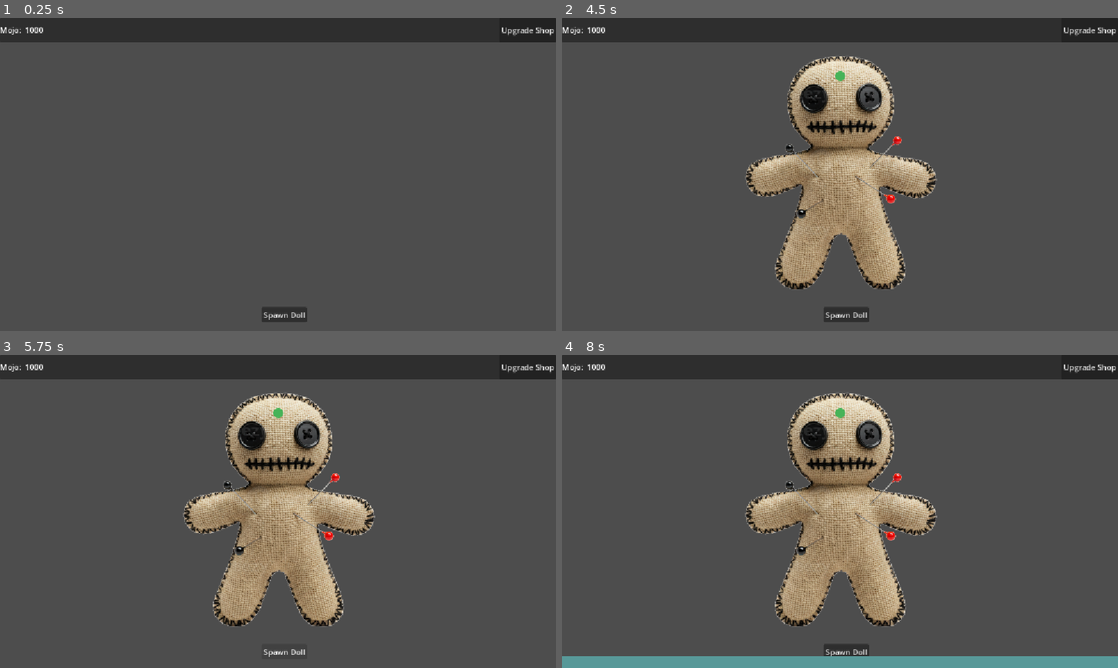
Above: before the commit, frames 1-4 (two rows, left to right).
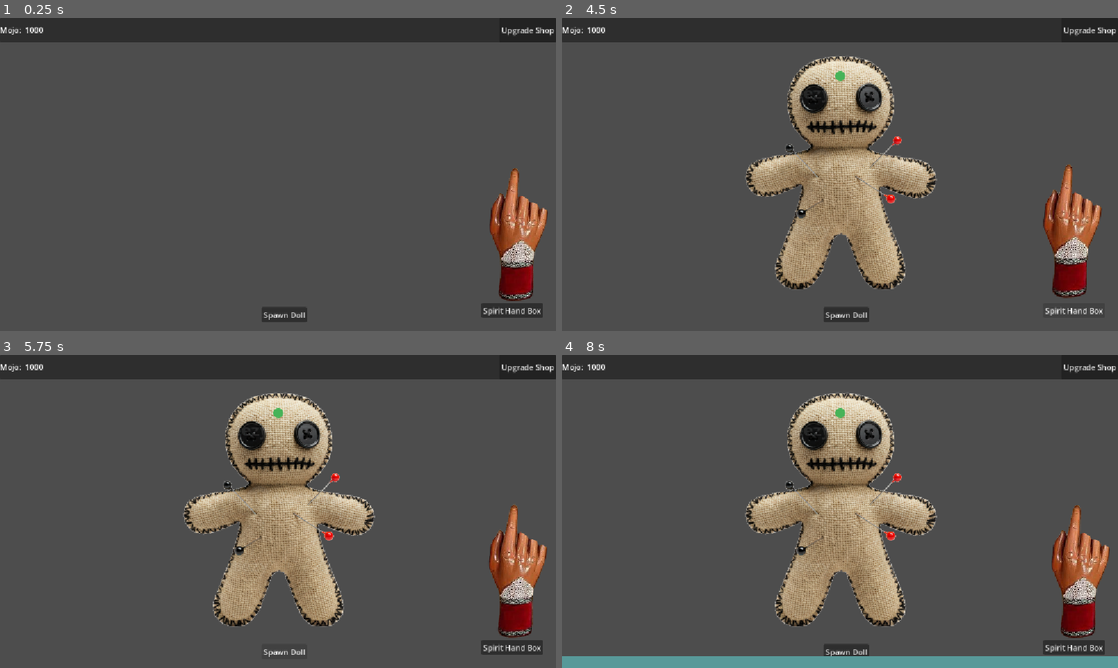
Above: after the commit, the same moments.

Repository: generikb/voodoo-clicker
Game: Godot game, scene res://scenes/main/main.tscn
The game is run twice, just before and just after one commit, with the same random seed, the same clock (stepped at 60 frames per second) and the same inputs.
Inputs (mouse positions are in pixels of both pictures, inside the frame that each line leads up to):
- Up to frame 1 (0.25 s): no input
- Up to frame 2 (4.5 s): click (1073, 309) at 0.5 s, where only the run after the commit has a clickable "Spirit Hand Box"; click "Spawn Doll" at 1.25 s; click "Upgrade Shop" at 2 s; click "Spawn Doll" at 2.75 s; click "Upgrade Shop" at 3.5 s; click (1073, 309) at 4.25 s, where only the run after the commit has a clickable "Spirit Hand Box"
- Up to frame 3 (5.75 s): click "Spawn Doll" at 5 s
- Up to frame 4 (8 s): click "Upgrade Shop" at 5.75 s; click (1073, 646) at 6.5 s, where only the run after the commit has a clickable "Spirit Hand Box"; tap Enter at 7.25 s; move the mouse to (840, 414) at 7.27 s; press the mouse at (840, 414) at 7.28 s

The runs differ from the first frame. In frame 1, 3.0% of the frame differs, in the area x 86-99%, y 48-96%; in frame 2, 2.7%; in frame 3, 3.0%; in frame 4, 3.0%.

Commit message:
spirit hand added

Diff:
--- a/autoload/events.gd
+++ b/autoload/events.gd
@@ -7,3 +7,6 @@
 
 
 @warning_ignore("unused_signal") signal doll_leveled_up
+
+# Gadget Signals
+@warning_ignore("unused_signal") signal spirit_hand_missed
--- a/autoload/global.gd
+++ b/autoload/global.gd
@@ -1,7 +1,7 @@
 extends Node
 
 var upgrades : Upgrades
-var currency_manager : CurrencyMananger
+var currency_manager : CurrencyManager
 var game_manager : GameManager
 
 # Called when the node enters the scene tree for the first time.
@@ -14,5 +14,5 @@
 
 func new_game() -> void:
 	upgrades = Upgrades.new()
-	currency_manager = CurrencyMananger.new()
+	currency_manager = CurrencyManager.new()
 	game_manager = GameManager.new()
--- a/resources/upgrades/hotspot_bonus_mojo_chance.tres
+++ b/resources/upgrades/hotspot_bonus_mojo_chance.tres
@@ -10,10 +10,10 @@
 upgrade_name = "Mojo Bonus"
 upgrade_description = "% Chance for bonus Mojo on HotSpots"
 upgrade_icon = ExtResource("3_4w8nv")
-base_cost = 50.0
+base_cost = 10.0
 max_level = 10
 base_value = 0.0
-boost_per_level = 5.0
+boost_per_level = 0.05
 prereq_upgrade = ExtResource("1_lpwdr")
 prereq_level = 2
 tooltip_suffix = "%"
--- a/scenes/dolls/hotspots/scripts/hotspot.gd
+++ b/scenes/dolls/hotspots/scripts/hotspot.gd
@@ -8,13 +8,18 @@
 
 func take_hit(_damage) -> void:
 	var mojo_reward = Global.upgrades.get_upgrade_value(Util.UPGRADES.BASE_HOTSPOT_MOJO_PER_CLICK)
-	#print(mojo_reward)
+	var mojo_bonus_chance = Global.upgrades.get_upgrade_value(Util.UPGRADES.HOTSPOT_MOJO_BONUS_CHANCE)
+
+	# check if the hit releases bonus mojo
+	if randf() < mojo_bonus_chance:
+		mojo_reward *= 2  #change that 2 to a mojo bonus amount later
+
 	Global.currency_manager.add_mojo(mojo_reward)
+	popped.emit()
+	queue_free()
 
 
 # Checks for manual click on hotspot
 func _on_input_event(_viewport: Node, event: InputEvent, _shape_idx: int) -> void:
 	if event.is_action_pressed("LeftMouseClick"):
 		take_hit(1)
-		popped.emit()
-		queue_free()
--- /dev/null
+++ b/scenes/gadgets/spirit_hand/scripts/spirit_box.gd
@@ -0,0 +1,23 @@
+class_name SpiritBox
+extends Button
+
+@export var spirit_hand : SpiritHand
+
+
+# Called when the node enters the scene tree for the first time.
+func _ready() -> void:
+	pass # Replace with function body.
+
+
+
+
+func _on_button_down() -> void:
+	spirit_hand.spirit_hand_active = true
+
+
+func _on_button_up() -> void:
+	spirit_hand.spirit_hand_active = false
+
+
+func _on_mouse_exited() -> void:
+	spirit_hand.spirit_hand_active = false
--- /dev/null
+++ b/scenes/gadgets/spirit_hand/scripts/spirit_hand.gd
@@ -0,0 +1,92 @@
+class_name SpiritHand
+extends Node2D
+
+@export var doll_spot : Marker2D
+
+var can_miss : bool = true
+
+var spirit_hand_active : bool = false :
+	set(new_value):
+		spirit_hand_active = new_value
+		if spirit_hand_active:
+			spirit_hand_on()
+		else:
+			spirit_hand_off()
+
+var starting_position : Vector2
+var hand_tween : Tween
+
+# Called when the node enters the scene tree for the first time.
+func _ready() -> void:
+	starting_position = global_position
+
+
+func _on_power_changed(is_powered: bool) -> void:
+	spirit_hand_active = is_powered
+	print("spirit hand active: ", spirit_hand_active)
+
+func spirit_hand_on() -> void:
+	auto_poke()
+
+func auto_poke() -> void:
+	if not spirit_hand_active:
+		return
+
+	var current_doll : Doll = get_active_doll()
+	if current_doll == null:
+		get_tree().create_timer(0.5).timeout.connect(auto_poke)
+		return
+
+	var current_hotspot : HotSpot = current_doll.get_next_target()
+	if current_hotspot == null:
+		get_tree().create_timer(0.2).timeout.connect(auto_poke)
+		return
+
+	if hand_tween:
+		hand_tween.kill()
+
+	hand_tween = create_tween()
+
+	var accuracy = 0.5 # UPDATE THIS WITH SPIRIT HAND ACCURACY!!!
+
+	var is_hit = randf() <= accuracy or not can_miss
+
+	if is_hit:
+		hand_tween.tween_property(self, "global_position", current_hotspot.global_position, 0.8) #UPDATE WITH SPIRIT HAND SPEED!
+		hand_tween.tween_callback(current_hotspot.take_hit.bind(1))
+		hand_tween.tween_interval(0.3) #UPDATE WITH SPIRIT HAND SPEED!!!
+		hand_tween.tween_callback(func(): can_miss = true)
+		hand_tween.tween_callback(auto_poke)
+
+
+	else:
+		var approach_pos = global_position.lerp(current_hotspot.global_position, 0.9)
+		var miss_pos = get_miss_position(current_hotspot.global_position)
+
+		hand_tween.tween_property(self, "global_position", approach_pos, 0.7)
+		hand_tween.tween_property(self, "global_position", miss_pos, .1).set_trans(Tween.TRANS_QUAD).set_ease(Tween.EASE_OUT)
+		hand_tween.tween_callback(func(): Events.spirit_hand_missed.emit())
+		hand_tween.tween_interval(0.5)
+		hand_tween.tween_callback(func(): can_miss = false)
+		hand_tween.tween_callback(auto_poke)
+		print("you missed!")
+
+
+
+func spirit_hand_off() -> void:
+	if hand_tween:
+		hand_tween.kill()
+
+	hand_tween = create_tween()
+	hand_tween.tween_property(self, "global_position", starting_position, 1.0)
+
+func get_active_doll() -> Doll:
+	if doll_spot and doll_spot.get_child_count() > 0:
+		return doll_spot.get_child(0) as Doll
+	return null
+
+func get_miss_position(target_pos: Vector2) -> Vector2:
+	var hand_direction = self.global_position.direction_to(target_pos)
+	var miss_direction = hand_direction.rotated(randf_range(-0.6, 0.6))
+	var miss_distance = randf_range(20.0, 35.0)
+	return target_pos + (miss_direction * miss_distance)
--- /dev/null
+++ b/scenes/gadgets/spirit_hand/spirit_box.tscn
@@ -0,0 +1,11 @@
+[gd_scene format=3 uid="uid://06vie10n2xqi"]
+
+[ext_resource type="Script" uid="uid://dm5w8nbkm5ch0" path="res://scenes/gadgets/spirit_hand/scripts/spirit_box.gd" id="1_2gsvh"]
+
+[node name="Spirit Box" type="Button" unique_id=1731652507]
+text = "Spirit Hand Box"
+script = ExtResource("1_2gsvh")
+
+[connection signal="button_down" from="." to="." method="_on_button_down"]
+[connection signal="button_up" from="." to="." method="_on_button_up"]
+[connection signal="mouse_exited" from="." to="." method="_on_mouse_exited"]
--- /dev/null
+++ b/scenes/gadgets/spirit_hand/spirit_hand.tscn
@@ -0,0 +1,14 @@
+[gd_scene format=3 uid="uid://bjsh8ld3uuywu"]
+
+[ext_resource type="Script" uid="uid://c6g8p7vc2cbod" path="res://scenes/gadgets/spirit_hand/scripts/spirit_hand.gd" id="1_d046q"]
+[ext_resource type="Texture2D" uid="uid://qrln3y4ennuq" path="res://scenes/gadgets/spirit_hand/assets/temp_spirit_hand.png" id="2_tlers"]
+
+[node name="SpiritHand" type="Node2D" unique_id=1770603244]
+script = ExtResource("1_d046q")
+
+[node name="Sprite2D" type="Sprite2D" parent="." unique_id=1808045144]
+position = Vector2(8, 136)
+texture = ExtResource("2_tlers")
+
+[node name="Fingertip" type="Marker2D" parent="." unique_id=1028734232]
+unique_name_in_owner = true
--- a/scenes/main/main.tscn
+++ b/scenes/main/main.tscn
@@ -4,6 +4,8 @@
 [ext_resource type="Script" uid="uid://dfpnufn5hadpd" path="res://scenes/main/scripts/main.gd" id="1_iuonh"]
 [ext_resource type="Resource" uid="uid://cbufn77131lys" path="res://resources/dolls/test_doll.tres" id="2_6q06x"]
 [ext_resource type="PackedScene" uid="uid://drd283mrinhsg" path="res://scenes/upgrade_shop/upgrade_shop.tscn" id="3_k2fmo"]
+[ext_resource type="PackedScene" uid="uid://06vie10n2xqi" path="res://scenes/gadgets/spirit_hand/spirit_box.tscn" id="3_ow5a4"]
+[ext_resource type="PackedScene" uid="uid://bjsh8ld3uuywu" path="res://scenes/gadgets/spirit_hand/spirit_hand.tscn" id="4_hujxm"]
 
 [node name="Main" type="Node2D" unique_id=2038002112]
 script = ExtResource("1_iuonh")
@@ -16,14 +18,25 @@
 offset_bottom = 630.0
 text = "Spawn Doll"
 
+[node name="Spirit Box" parent="." unique_id=1731652507 node_paths=PackedStringArray("spirit_hand") instance=ExtResource("3_ow5a4")]
+offset_left = 997.0
+offset_top = 590.0
+offset_right = 1125.0
+offset_bottom = 621.0
+spirit_hand = NodePath("../SpiritHand")
+
+[node name="DollSpot" type="Marker2D" parent="." unique_id=1904388195]
+unique_name_in_owner = true
+position = Vector2(579, 321)
+
+[node name="SpiritHand" parent="." unique_id=1770603244 node_paths=PackedStringArray("doll_spot") instance=ExtResource("4_hujxm")]
+position = Vector2(1067, 319)
+doll_spot = NodePath("../DollSpot")
+
 [node name="CanvasLayer" type="CanvasLayer" parent="." unique_id=2081455277]
 
 [node name="UpgradeShop" parent="CanvasLayer" unique_id=1449120639 instance=ExtResource("3_k2fmo")]
 
 [node name="Header" parent="CanvasLayer" unique_id=6527242 instance=ExtResource("1_hyk8p")]
 
-[node name="DollSpot" type="Marker2D" parent="." unique_id=1904388195]
-unique_name_in_owner = true
-position = Vector2(579, 321)
-
 [connection signal="pressed" from="SpawnDollButton" to="." method="_on_spawn_doll_button_pressed"]
--- a/scenes/upgrade_shop/scripts/upgrade_node.gd
+++ b/scenes/upgrade_shop/scripts/upgrade_node.gd
@@ -8,18 +8,16 @@
 
 # Called when the node enters the scene tree for the first time.
 func _ready() -> void:
+	# in case I accidentally forget to add a resource!
 	if upgrade_data == null:
 		push_error("Upgrade Node '%s' is missing the UpgradeData resource!" % name)
 		return
 
 	self.texture_normal = upgrade_data.upgrade_icon
-	#Events.mojo_changed.connect(refresh_node.unbind(2))
 	refresh_node()
 
 
 func refresh_node() -> void:
-	#if not is_visible_in_tree():
-		#return
 	var current_level = Global.upgrades.get_upgrade_level(upgrade_data.upgrade_id)
 	tooltip_text = upgrade_data.get_tooltip(current_level)
 	# Check if unlocked and affordable
--- a/scenes/upgrade_shop/scripts/upgrade_shop.gd
+++ b/scenes/upgrade_shop/scripts/upgrade_shop.gd
@@ -15,6 +15,7 @@
 	upgrade_nodes.draw.connect(_draw_upgrade_lines)
 
 
+# Auto connect lines between upgrade nodes (need to polish later)
 func _draw_upgrade_lines() -> void:
 	for node in upgrade_nodes.get_children():
 		if node is UpgradeNode and node.prereq_node != null and node.visible:
--- a/scripts/currency_manager.gd
+++ b/scripts/currency_manager.gd
@@ -1,5 +1,5 @@
-class_name CurrencyMananger
-extends Node
+class_name CurrencyManager
+extends RefCounted
 
 var mojo : int = 0:
 	set(new_value):
--- a/scripts/game_manager.gd
+++ b/scripts/game_manager.gd
@@ -1,5 +1,5 @@
 class_name GameManager
-extends Node
+extends RefCounted
 
 
 var doll_level_progress = {
Binary file added: scenes/gadgets/spirit_hand/assets/temp_spirit_hand.png
Not shown, added: scenes/gadgets/spirit_hand/assets/temp_spirit_hand.png.import
Not shown, added: scenes/gadgets/spirit_hand/scripts/spirit_box.gd.uid
Not shown, added: scenes/gadgets/spirit_hand/scripts/spirit_hand.gd.uid
